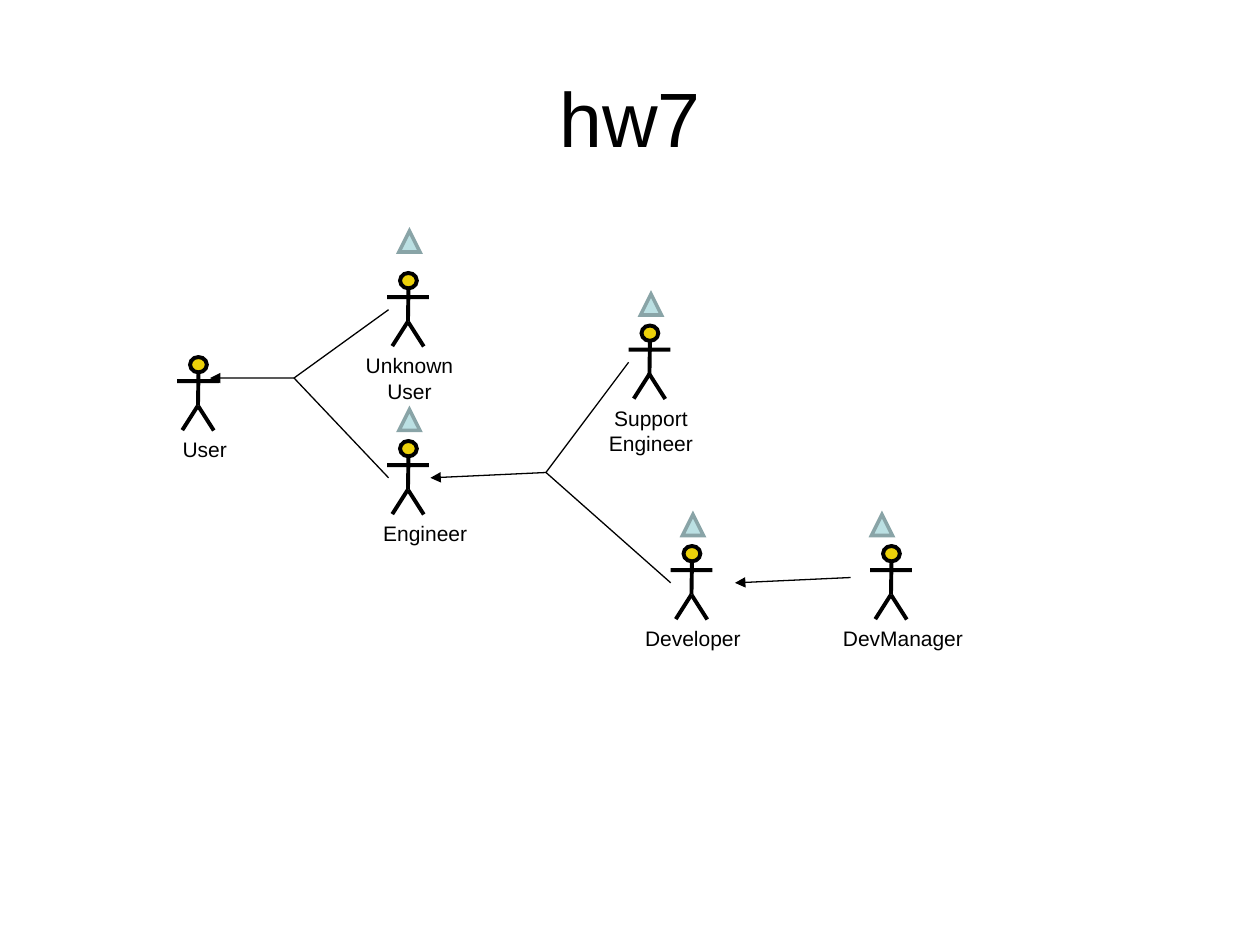
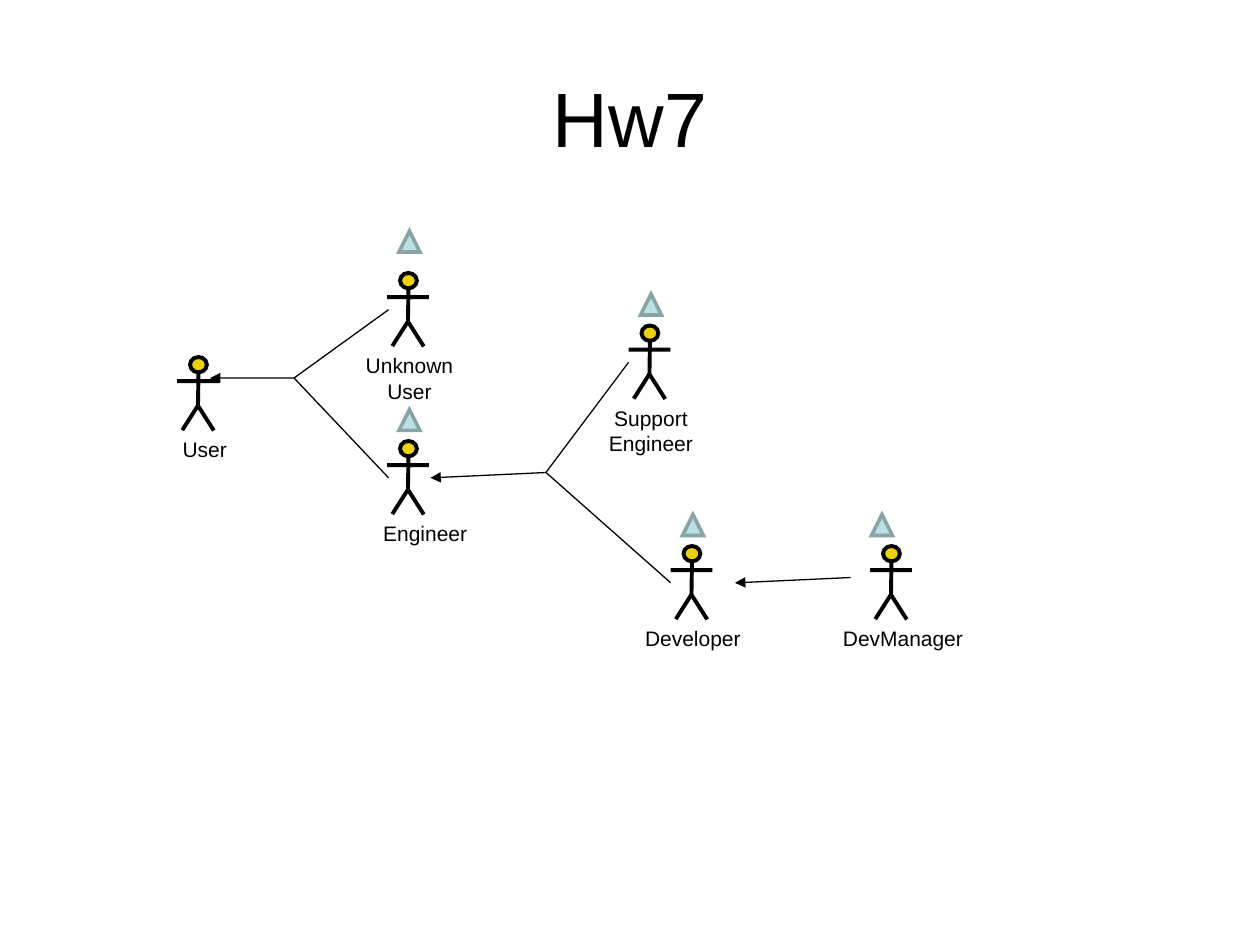
Before and after one commit to kimcharli/src-pe-tools, a slide deck: slide 10 of classes/CS579/dbclass/Project.ppt. Drawn at 1260x945 pixels with LibreOffice and Linux fonts; fonts in the diff are those of the drawing. Boxes give left, top, right and bottom in pixels: in the first picture for what was removed or moved away, otherwise in the second. Text is boxed around its words. In the diff, an @@ line names an element or a change of style, - is before the commit and + after.

```diff
--- a/classes/CS579/dbclass/Project.ppt
+++ b/classes/CS579/dbclass/Project.ppt
@@ title at <box>553,94,707,147</box>: text changed @@
-hw7
+Hw7
```
Also in this commit, not shown: 5 slides added, 1 other file.
